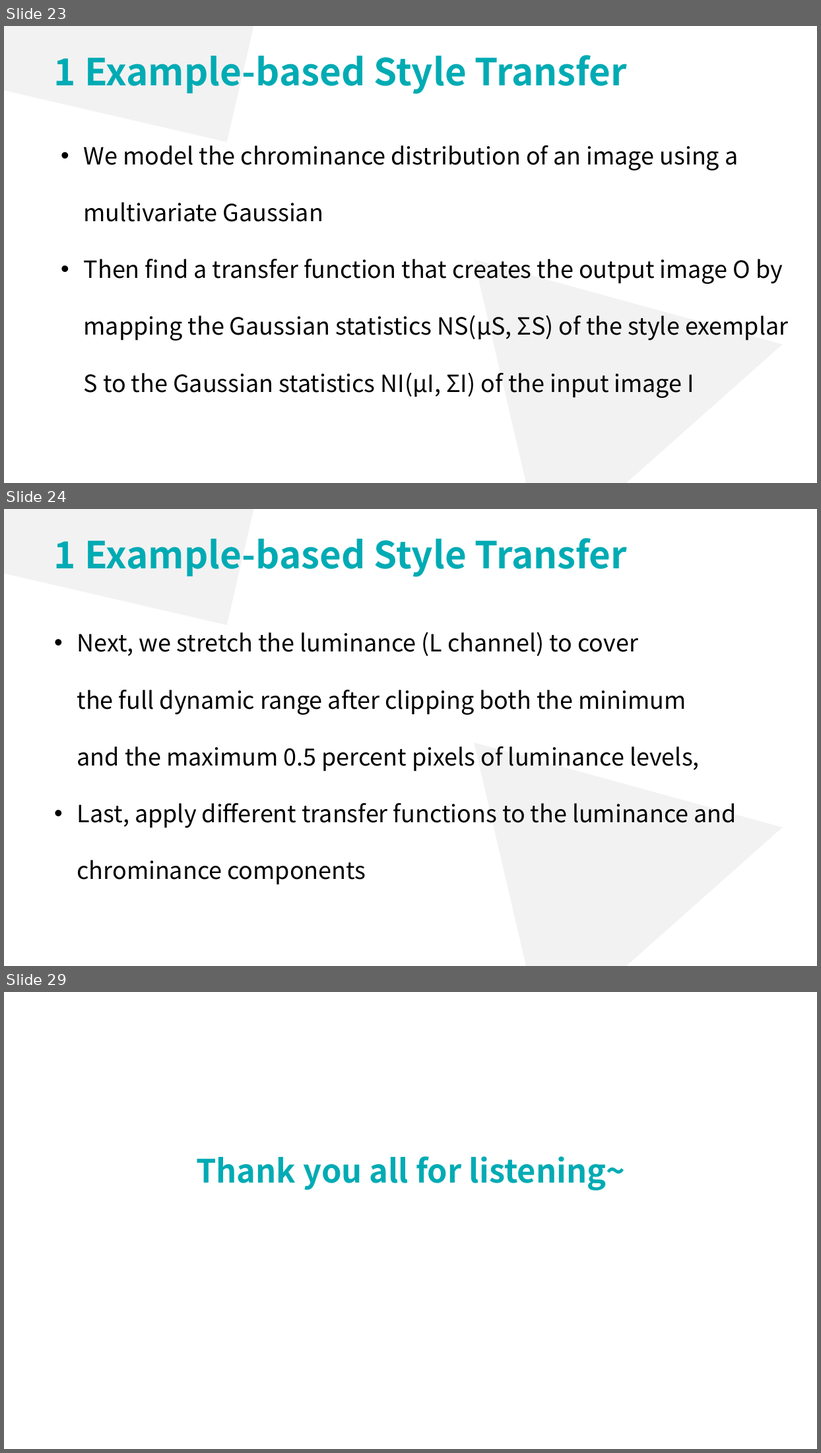
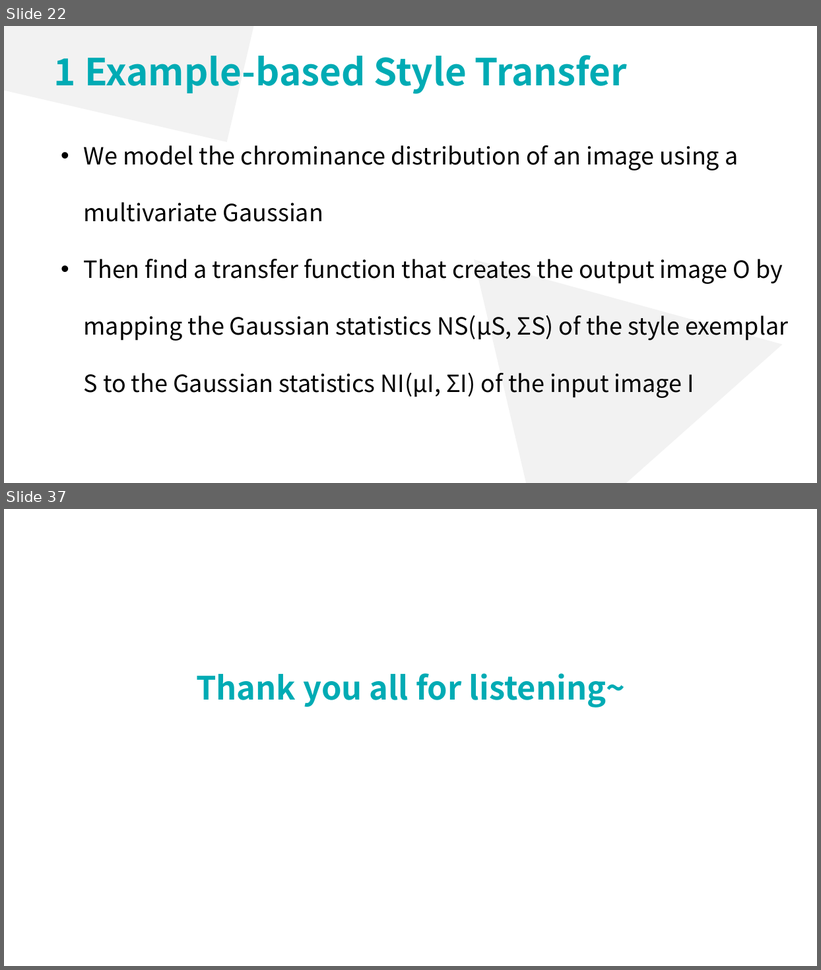
Before and after one commit to lsyoath/sheepy, a slide deck: ComputerVision.pptx. Shown one above the other, each under a label of ours: slides 23, 24 and 29 before the commit, slides 22 and 37 after it; the slides between them are not shown. The pictures are 821x1453 and 821x970 pixels, drawn with LibreOffice and Linux fonts; fonts in the diff are those of the drawing. Boxes give left, top, right and bottom in pixels: in the first picture for what was removed or moved away, otherwise in the second. Text is boxed around its words. In the diff, an @@ line names an element or a change of style, - is before the commit and + after.

```diff
--- a/ComputerVision.pptx
+++ b/ComputerVision.pptx
@@ slide 24 removed at (4, 509, 817, 966), background #FFFFFF @@
@@ rectangle removed at (4, 509, 279, 625) @@
@@ text removed at (54, 538, 628, 577) @@
-1 Example-based Style Transfer
@@ text removed at (77, 632, 736, 885) @@
-• Next, we stretch the luminance (L channel) to cover
-  the full dynamic range after clipping both the minimum
-  and the maximum 0.5 percent pixels of luminance levels,
-• Last, apply different transfer functions to the luminance and chrominance components
@@ triangle removed at (475, 679, 817, 966) @@
@@ what was slide 23 is now slide 22 @@
@@ what was slide 29 is now slide 37 @@
```
Also in this commit, not shown: 6 slides changed, 9 slides added, 1 other file.
